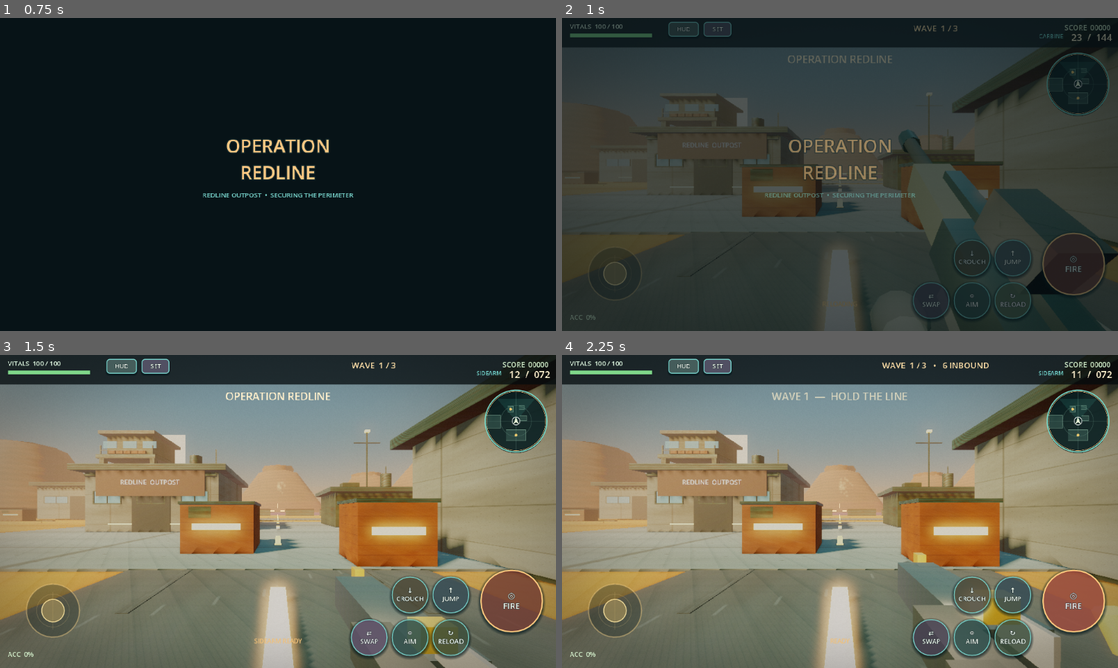
Above: before the commit, frames 1-4 (two rows, left to right).
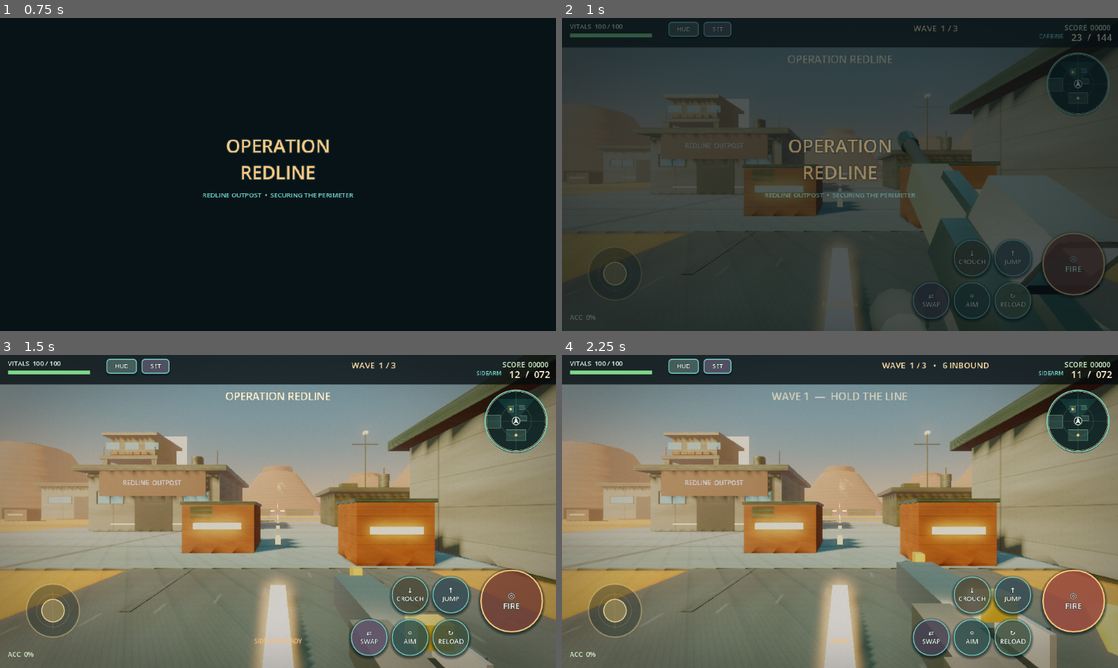
Above: after the commit, the same moments.

Repository: black-glass-dev/2D-Game
Game: Godot game, scene res://scenes/Main.tscn
Same seed, same stepped clock (60 frames per second), same inputs: the game is played once before the commit and once after it.
Inputs:
- Up to frame 1 (0.75 s): click "↻ RELOAD" at 0.5 s
- Up to frame 2 (1 s): no input
- Up to frame 3 (1.5 s): click "⇄ SWAP" at 1.25 s
- Up to frame 4 (2.25 s): click "◎ FIRE" at 2 s

Frame 1 is identical in both runs. In frame 2, 2.6% of the frame differs, in the area x 0-100%, y 12-100%; in frame 3, 3.9%; in frame 4, 4.2%, in the area x 0-100%, y 9-100%.
Error in both runs: Invalid assignment of property or key 'modulate' with value of type 'Color' on a base object of type 'MeshInstance3D'. (res://scripts/weapon_effects.gd:219)

Commit message:
fix: replace opaque rifle ADS optic
Co-authored-by: arena-agent <297053741+arena-agent@users.noreply.github.com>

Diff:
--- /dev/null
+++ b/assets/shaders/ads_glass.gdshader
@@ -0,0 +1,23 @@
+shader_type canvas_item;
+render_mode unshaded;
+
+// Mobile-safe ADS glass: only a translucent tint and a soft peripheral vignette.
+// The centre alpha remains deliberately low, so this can never recreate the
+// opaque black scope card that the old viewmodel optic produced.
+uniform vec2 center = vec2(0.5, 0.5);
+uniform float radius = 0.30;
+uniform float edge = 0.014;
+uniform float vignette_strength = 0.42;
+uniform vec4 glass_tint : source_color = vec4(0.018, 0.045, 0.040, 0.075);
+
+void fragment() {
+	vec2 uv = UV;
+	vec2 aspect = vec2(1.0, SCREEN_PIXEL_SIZE.x / SCREEN_PIXEL_SIZE.y);
+	float d = length((uv - center) * aspect);
+	float inside = 1.0 - smoothstep(radius - edge, radius + edge, d);
+	float vignette = smoothstep(radius * 0.62, radius * 1.78, d) * vignette_strength;
+	float ring = smoothstep(radius + edge, radius, d) * 0.34;
+	float alpha = glass_tint.a * inside + vignette * (1.0 - inside) + ring;
+	vec3 shade = mix(vec3(0.015, 0.025, 0.028), glass_tint.rgb, inside);
+	COLOR = vec4(shade, clamp(alpha, 0.0, 0.55));
+}
--- a/scripts/enemy.gd
+++ b/scripts/enemy.gd
@@ -192,7 +192,11 @@
 
 func _update_detail_lod(distance: float) -> void:
 	if tactical_label != null:
-		tactical_label.visible = distance < 30.0 and active
+		var player := get_tree().get_first_node_in_group("player") as OutpostPlayer
+		# A floating health name should not cross the optic reticle. It returns as
+		# soon as ADS releases and remains available for normal hip-fire targeting.
+		var hide_for_ads := player != null and player.is_aiming
+		tactical_label.visible = distance < 30.0 and active and not hide_for_ads
 	if weapon_flash != null and distance > 28.0:
 		weapon_flash.visible = false
 
--- a/scripts/main.gd
+++ b/scripts/main.gd
@@ -8,6 +8,7 @@
 ]
 const HUD_LAYOUT_FILE := "user://operation_redline_hud.cfg"
 const HUD_KEYS := ["joystick", "fire", "aim", "reload", "jump", "crouch", "swap", "minimap"]
+const ADS_GLASS_SHADER := preload("res://assets/shaders/ads_glass.gdshader")
 
 var player: OutpostPlayer
 var rifle: ServiceRifle
@@ -30,7 +31,10 @@
 var damage_edges: Array[ColorRect] = []
 var damage_indicator: Label
 var hit_marker: Label
+var reticle_root: Control
 var reticle_segments: Array[ColorRect] = []
+var ads_overlay: ColorRect
+var ads_reticle: Label
 var kill_feed: VBoxContainer
 var minimap: TacticalRadar
 var settings := RedlineSettings.new()
@@ -123,7 +127,7 @@
 		var desktop_mouse := not OS.has_feature("mobile")
 		if desktop_mouse and Input.is_mouse_button_pressed(MOUSE_BUTTON_LEFT):
 			_fire()
-		player.set_aim(touch_aim or (desktop_mouse and Input.is_mouse_button_pressed(MOUSE_BUTTON_RIGHT)))
+		_set_aim_state(touch_aim or (desktop_mouse and Input.is_mouse_button_pressed(MOUSE_BUTTON_RIGHT)))
 	_update_respawn(delta)
 	damage_flash = maxf(damage_flash - delta * 1.8, 0.0)
 	damage_indicator_left = maxf(damage_indicator_left - delta, 0.0)
@@ -135,6 +139,34 @@
 	if damage_indicator != null:
 		damage_indicator.modulate.a = clampf(damage_indicator_left * 1.6, 0.0, 1.0) if settings.screen_effects else 0.0
 	_update_dynamic_reticle()
+	_update_ads_presentation()
+
+func _set_aim_state(enabled: bool) -> void:
+	if player == null:
+		return
+	# The main camera always renders ADS. No SubViewport or scope texture is
+	# allocated on mobile, eliminating the black second-camera failure mode.
+	player.set_ads_fov(OutpostPlayer.CARBINE_ADS_FOV if active_weapon == rifle else OutpostPlayer.SIDEARM_ADS_FOV)
+	player.set_aim(enabled)
+
+func _cancel_aim() -> void:
+	touch_aim = false
+	if player != null:
+		player.set_aim(false)
+	if aim_button != null:
+		aim_button.text = _button_display_text("AIM")
+	_update_ads_presentation()
+
+func _update_ads_presentation() -> void:
+	var aiming := player != null and player.is_aiming
+	if ads_overlay != null:
+		ads_overlay.visible = aiming
+		if ads_overlay.material is ShaderMaterial:
+			var glass := ads_overlay.material as ShaderMaterial
+			glass.set_shader_parameter("radius", 0.30 if active_weapon == rifle else 0.37)
+	if ads_reticle != null:
+		ads_reticle.visible = aiming
+		ads_reticle.text = "+" if active_weapon == rifle else "○"
 
 func _fire() -> void:
 	if player == null or not player.can_control or active_weapon == null or weapon_switch_left > 0.0:
@@ -160,12 +192,14 @@
 		player.request_crouch()
 
 func _reload_active_weapon() -> void:
+	_cancel_aim()
 	if active_weapon != null and active_weapon.has_method("start_reload"):
 		active_weapon.start_reload()
 
 func _switch_weapon() -> void:
 	if weapon_switch_left > 0.0 or rifle == null or pistol == null:
 		return
+	_cancel_aim()
 	weapon_switch_left = 0.30
 	if active_weapon == rifle:
 		rifle.set_equipped(false)
@@ -337,7 +371,8 @@
 	tween.tween_callback(entry.queue_free)
 
 func _build_dynamic_reticle() -> void:
-	var root := Control.new()
+	reticle_root = Control.new()
+	var root := reticle_root
 	root.name = "Dynamic spread reticle"
 	root.set_anchors_preset(Control.PRESET_CENTER)
 	root.position = Vector2(-1, -1)
@@ -356,19 +391,52 @@
 func _update_dynamic_reticle() -> void:
 	if reticle_segments.size() != 4:
 		return
+	var aiming := player != null and player.is_aiming
+	if reticle_root != null:
+		reticle_root.visible = not aiming
+	if aiming:
+		return
 	var movement := player.get_move_amount() if player != null else 0.0
 	var gap := lerpf(7.0, 18.0, movement)
-	if player != null and player.is_aiming:
-		gap = 3.5
 	reticle_segments[0].position = Vector2(-gap - 10.0, -1.0)
 	reticle_segments[1].position = Vector2(gap, -1.0)
 	reticle_segments[2].position = Vector2(-1.0, -gap - 10.0)
 	reticle_segments[3].position = Vector2(-1.0, gap)
 
+func _build_ads_overlay() -> void:
+	# This is a screen-space glass treatment, not a second render target. Its
+	# transparent center guarantees that the primary camera world remains visible
+	# at every quality tier and it ignores input so HUD controls keep working.
+	ads_overlay = ColorRect.new()
+	ads_overlay.name = "Transparent ADS glass overlay"
+	ads_overlay.set_anchors_and_offsets_preset(Control.PRESET_FULL_RECT)
+	ads_overlay.mouse_filter = Control.MOUSE_FILTER_IGNORE
+	var glass_material := ShaderMaterial.new()
+	glass_material.shader = ADS_GLASS_SHADER
+	ads_overlay.material = glass_material
+	ads_overlay.visible = false
+	hud.add_child(ads_overlay)
+	ads_reticle = Label.new()
+	ads_reticle.name = "ADS mil reticle"
+	ads_reticle.text = "+"
+	ads_reticle.set_anchors_preset(Control.PRESET_CENTER)
+	ads_reticle.position = Vector2(-14, -22)
+	ads_reticle.size = Vector2(28, 44)
+	ads_reticle.horizontal_alignment = HORIZONTAL_ALIGNMENT_CENTER
+	ads_reticle.vertical_alignment = VERTICAL_ALIGNMENT_CENTER
+	ads_reticle.add_theme_font_size_override("font_size", 31)
+	ads_reticle.add_theme_color_override("font_color", Color("fff6d6"))
+	ads_reticle.add_theme_color_override("font_outline_color", Color("182426"))
+	ads_reticle.add_theme_constant_override("outline_size", 2)
+	ads_reticle.mouse_filter = Control.MOUSE_FILTER_IGNORE
+	ads_reticle.visible = false
+	hud.add_child(ads_reticle)
+
 func _build_hud() -> void:
 	hud = CanvasLayer.new()
 	hud.name = "Tactical HUD"
 	add_child(hud)
+	_build_ads_overlay()
 	var top_bar := ColorRect.new()
 	top_bar.name = "Translucent tactical header"
 	top_bar.color = Color(0.018, 0.045, 0.055, 0.76)
--- a/scripts/player.gd
+++ b/scripts/player.gd
@@ -35,6 +35,11 @@
 const SLIDE_START_SPEED := 8.1
 const SLIDE_END_SPEED := 3.0
 const MANTLE_DURATION := 0.22
+const HIP_FOV := 75.0
+const CARBINE_ADS_FOV := 40.0
+const SIDEARM_ADS_FOV := 55.0
+const ADS_IN_SEC := 0.16
+const ADS_SENSITIVITY_SCALE := 0.45
 const LANDING_SOUND := preload("res://assets/audio/landing_thump.wav")
 
 var health := MAX_HEALTH
@@ -75,6 +80,8 @@
 var recoil_rotation := Vector2.ZERO
 var regen_delay_left := 0.0
 var regen_fraction := 0.0
+var ads_fov := SIDEARM_ADS_FOV
+var fov_tween: Tween
 var landing_audio: AudioStreamPlayer
 
 func _ready() -> void:
@@ -101,7 +108,7 @@
 	camera.name = "PlayerCamera"
 	camera.current = true
 	camera.near = 0.05
-	camera.fov = 74.0
+	camera.fov = HIP_FOV
 	recoil_pivot.add_child(camera)
 
 	var fill := OmniLight3D.new()
@@ -209,7 +216,10 @@
 	movement_touch_changed.emit(touch_move, move_touch != -1)
 
 func _rotate_look(delta: Vector2) -> void:
-	var aim_multiplier := 0.62 if is_aiming else 1.0
+	# ADS multiplies the user-selected LOOK sensitivity instead of replacing it.
+	# This keeps a 120% saved look setting responsive while delivering stable
+	# carbine sight alignment on touch.
+	var aim_multiplier := ADS_SENSITIVITY_SCALE if is_aiming else 1.0
 	rotate_y(-delta.x * aim_multiplier)
 	head.rotation.x = clampf(head.rotation.x - delta.y * aim_multiplier, deg_to_rad(-78), deg_to_rad(78))
 
@@ -397,8 +407,11 @@
 	camera.position = camera.position.lerp(target_camera_position, _smooth_weight(delta, 16.0))
 	var target_roll := sin(bob_phase) * bob_scale * (0.42 if not is_aiming else 0.15)
 	camera.rotation.z = lerpf(camera.rotation.z, target_roll, _smooth_weight(delta, 12.0))
-	var target_fov := 57.0 if is_aiming else (82.0 if is_sprinting else 74.0)
-	camera.fov = lerpf(camera.fov, target_fov, _smooth_weight(delta, 9.0))
+	# ADS owns camera.fov through the explicit 0.16-second cubic tween in
+	# set_aim(). Do not fight that animation with a per-frame lerp.
+	if not is_aiming:
+		var target_fov := 82.0 if is_sprinting else HIP_FOV
+		camera.fov = lerpf(camera.fov, target_fov, _smooth_weight(delta, 9.0))
 
 func _horizontal_speed() -> float:
 	return Vector2(velocity.x, velocity.z).length()
@@ -406,8 +419,22 @@
 func _smooth_weight(delta: float, sharpness: float) -> float:
 	return 1.0 - exp(-sharpness * delta)
 
+func set_ads_fov(value: float) -> void:
+	ads_fov = clampf(value, CARBINE_ADS_FOV, SIDEARM_ADS_FOV)
+
 func set_aim(enabled: bool) -> void:
-	is_aiming = enabled and not is_sprinting and not is_sliding
+	var desired := enabled and not is_sprinting and not is_sliding
+	if is_aiming == desired:
+		return
+	is_aiming = desired
+	if camera == null:
+		return
+	if fov_tween != null and fov_tween.is_valid():
+		fov_tween.kill()
+	fov_tween = create_tween()
+	fov_tween.set_trans(Tween.TRANS_CUBIC)
+	fov_tween.set_ease(Tween.EASE_OUT)
+	fov_tween.tween_property(camera, "fov", ads_fov if is_aiming else HIP_FOV, ADS_IN_SEC)
 
 func add_recoil(vertical_degrees: float, horizontal_degrees: float) -> void:
 	# Recoil is an independent pivot, so recovery never fights direct look input.
--- a/scripts/rifle.gd
+++ b/scripts/rifle.gd
@@ -219,8 +219,10 @@
 		target_position = Vector3(0.52, -0.52, -0.34)
 		target_rotation = Vector3(deg_to_rad(-24.0), deg_to_rad(-13.0), deg_to_rad(8.0))
 	elif owner_player != null and owner_player.is_aiming:
-		target_position = Vector3(0.025, -0.21, -0.39)
-		target_rotation = Vector3(deg_to_rad(-1.2), 0.0, 0.0)
+		# The open reflex sight aligns below the ADS reticle without ever placing a
+		# solid mesh across the world view.
+		target_position = Vector3(0.018, -0.17, -0.43)
+		target_rotation = Vector3(deg_to_rad(-1.0), 0.0, 0.0)
 	else:
 		var movement := owner_player.get_move_amount() if owner_player != null else 0.0
 		var breathing := sin(view_time * 1.45) * 0.006
@@ -288,8 +290,14 @@
 	_part("Curved magazine", Vector3(0, -.23, .055), Vector3(.11, .30, .18), polymer)
 	_part("Magazine witness strip", Vector3(.058, -.23, .055), Vector3(.01, .18, .12), brass)
 	_part("Rail", Vector3(0, .125, -.16), Vector3(.055, .032, .58), gunmetal)
-	_part("Holographic sight", Vector3(0, .185, -.12), Vector3(.10, .13, .17), polymer)
-	_part("Sight glass", Vector3(0, .20, -.19), Vector3(.074, .070, .012), _mat(Color("69d8d0"), .15, .42, Color("44d9c4"), .8))
+	# The former opaque Holographic sight box was the black ADS rectangle seen on
+	# phones. This is a real open reflex frame: four slim metal rails plus a
+	# transparent emissive lens, never a dark filled panel over the world.
+	_part("Open optic base", Vector3(0, .158, -.12), Vector3(.13, .032, .20), gunmetal)
+	_part("Open optic left frame", Vector3(-.058, .215, -.12), Vector3(.016, .13, .18), worn_metal)
+	_part("Open optic right frame", Vector3(.058, .215, -.12), Vector3(.016, .13, .18), worn_metal)
+	_part("Open optic brow", Vector3(0, .276, -.12), Vector3(.13, .016, .18), worn_metal)
+	_part("Open optic glass", Vector3(0, .216, -.20), Vector3(.092, .105, .007), _lens_material())
 	for offset in [-.30, -.16, -.02, .12]:
 		_part("Handguard vent", Vector3(.085, -.015, offset - .30), Vector3(.014, .045, .055), polymer)
 	_build_arms(sleeve, glove)
@@ -375,6 +383,18 @@
 	visual.cast_shadow = GeometryInstance3D.SHADOW_CASTING_SETTING_OFF
 	parent.add_child(visual)
 
+func _lens_material() -> StandardMaterial3D:
+	var material := StandardMaterial3D.new()
+	material.albedo_color = Color(0.20, 0.82, 0.78, 0.16)
+	material.metallic = 0.35
+	material.roughness = 0.08
+	material.transparency = BaseMaterial3D.TRANSPARENCY_ALPHA
+	material.emission_enabled = true
+	material.emission = Color("42d9c8")
+	material.emission_energy_multiplier = 0.28
+	material.no_depth_test = true
+	return material
+
 func _mat(color: Color, roughness: float, metallic := 0.0, emission := Color.TRANSPARENT, energy := 0.0) -> StandardMaterial3D:
 	var material := StandardMaterial3D.new()
 	material.albedo_color = color
--- a/tools/capture_graphics.gd
+++ b/tools/capture_graphics.gd
@@ -60,6 +60,7 @@
 			showcase_raider.visible = true
 		_set_view(entry[1], entry[2])
 		if entry[0] == "09_ads":
+			player.set_ads_fov(OutpostPlayer.CARBINE_ADS_FOV)
 			player.set_aim(true)
 		elif entry[0] == "10_firing":
 			# The player stays frozen to keep all comparison frames reproducible.
@@ -73,8 +74,10 @@
 		elif entry[0] == "12_reload_crouch":
 			player.request_crouch()
 			scene_root._reload_active_weapon()
-		# Preserve short-lived actual muzzle, tracer and damage frame states.
-		await _frames(1 if entry[0] == "10_firing" or entry[0] == "11_low_hp" else 2)
+		# Let the documented 0.16 s cubic ADS tween settle before taking the
+		# evidence frame; short-lived muzzle/tracer/damage frames stay immediate.
+		var settle_frames := 12 if entry[0] == "09_ads" else (1 if entry[0] == "10_firing" or entry[0] == "11_low_hp" else 2)
+		await _frames(settle_frames)
 		_capture(entry[0])
 		player.set_aim(false)
 	await _frames(2)
